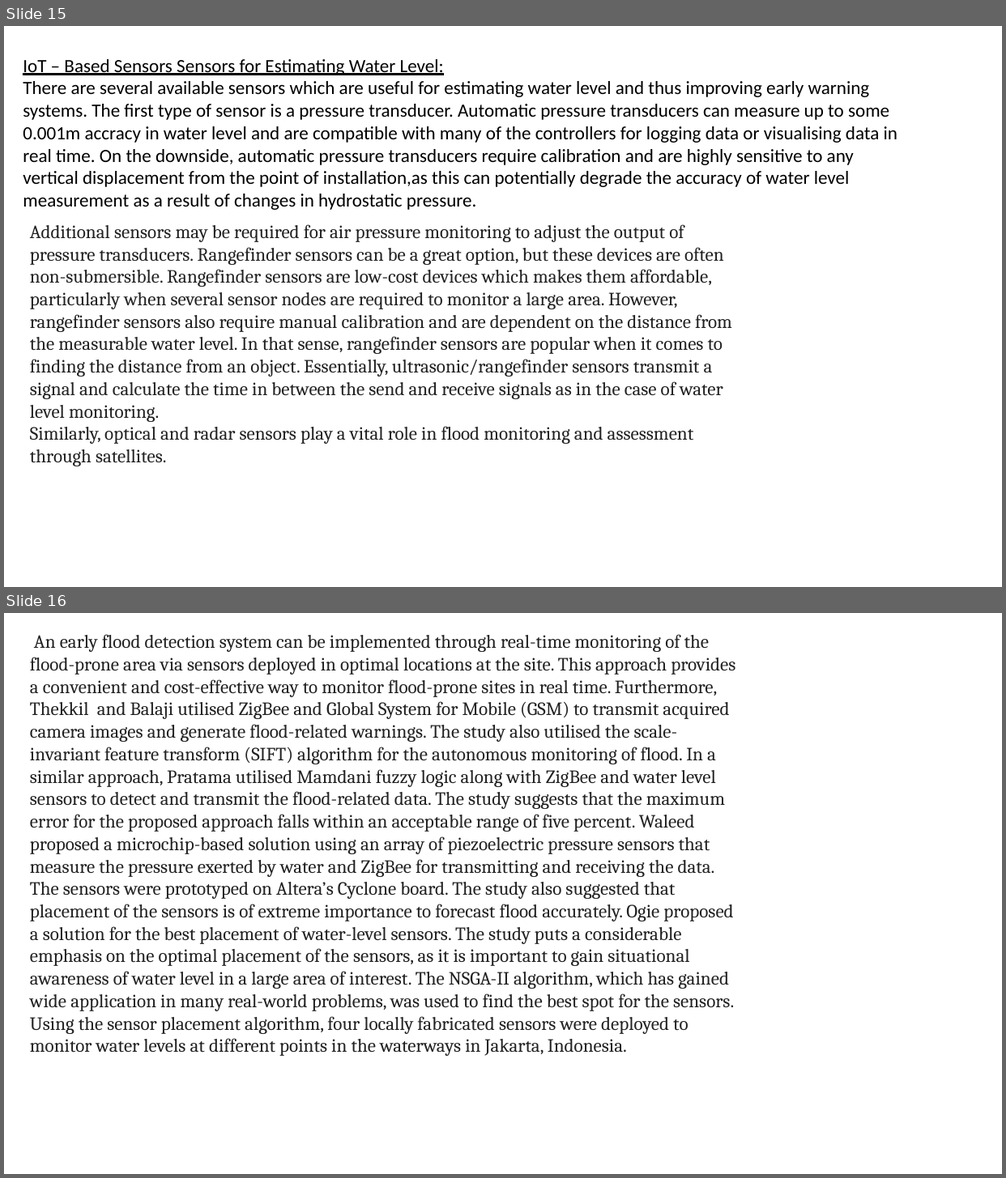
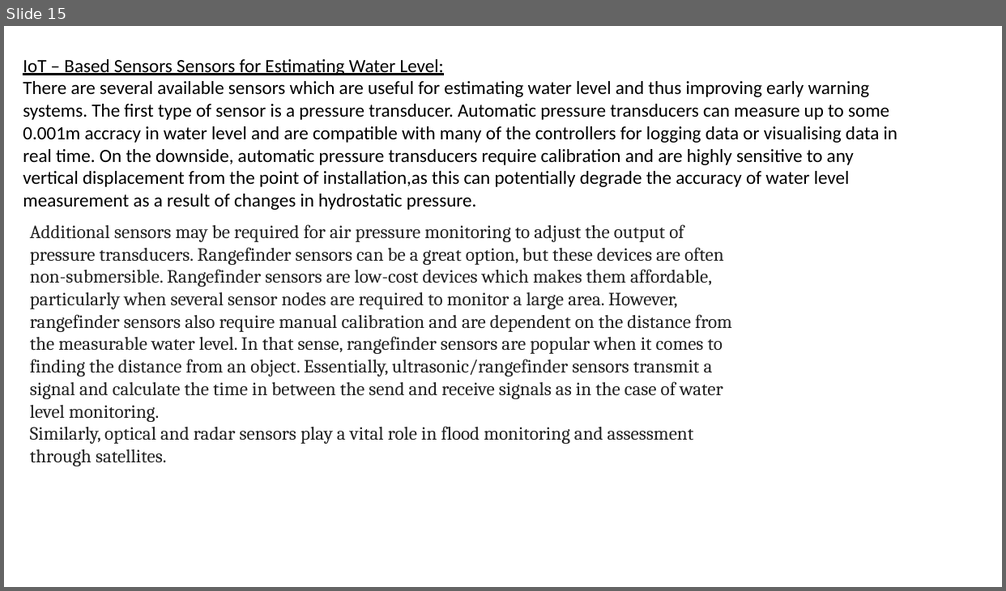
Before and after one commit to SamrithaSamritha/Flood-monitoring-and-early-warning-system, a slide deck: Phase 3_ Flood monitoring and early warning system.pptx. Shown one above the other, each under a label of ours: slides 15 and 16 before the commit, slide 15 after it. The pictures are 1006x1178 and 1006x591 pixels, drawn with LibreOffice and Linux fonts; fonts in the diff are those of the drawing. Boxes give left, top, right and bottom in pixels: in the first picture for what was removed or moved away, otherwise in the second. Text is boxed around its words. In the diff, an @@ line names an element or a change of style, - is before the commit and + after.

```diff
--- a/Phase 3_ Flood monitoring and early warning system.pptx
+++ b/Phase 3_ Flood monitoring and early warning system.pptx
@@ slide 16 removed at <box>4,613,1002,1174</box>, background #FFFFFF @@
@@ text removed at <box>30,634,735,1056</box> @@
-An early flood detection system can be implemented through real-time monitoring of the flood-prone area via sensors deployed in optimal locations at the site. This approach provides a convenient and cost-effective way to monitor flood-prone sites in real time. Furthermore, Thekkil and Balaji utilised ZigBee and Global System for Mobile (GSM) to transmit acquired camera images and generate flood-related warnings. The study also utilised the scale-invariant feature transform (SIFT) algorithm for the autonomous monitoring of flood. In a similar approach, Pratama utilised Mamdani fuzzy logic along with ZigBee and water level sensors to detect and transmit the flood-related data. The study suggests that the maximum error for the proposed approach falls within an acceptable range of five percent. Waleed proposed a microchip-based solution using an array of piezoelectric pressure sensors that measure the pressure exerted by water and ZigBee for transmitting and receiving the data. The sensors were prototyped on Altera’s Cyclone board. The study also suggested that placement of the sensors is of extreme importance to forecast flood accurately. Ogie proposed a solution for the best placement of water-level sensors. The study puts a considerable emphasis on the optimal placement of the sensors, as it is important to gain situational awareness of water level in a large area of interest. The NSGA-II algorithm, which has gained wide application in many real-world problems, was used to find the best spot for the sensors. Using the sensor placement algorithm, four locally fabricated sensors were deployed to monitor water levels at different points in the waterways in Jakarta, Indonesia.
```
Also in this commit, not shown: 1 slide added, 1 other slide removed.
